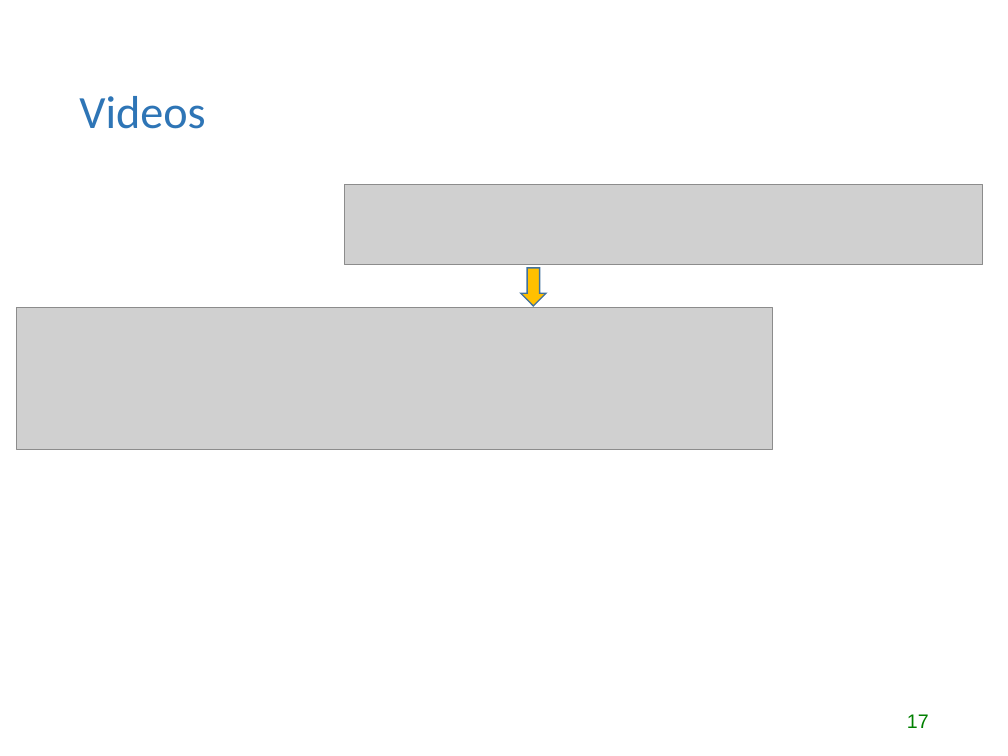
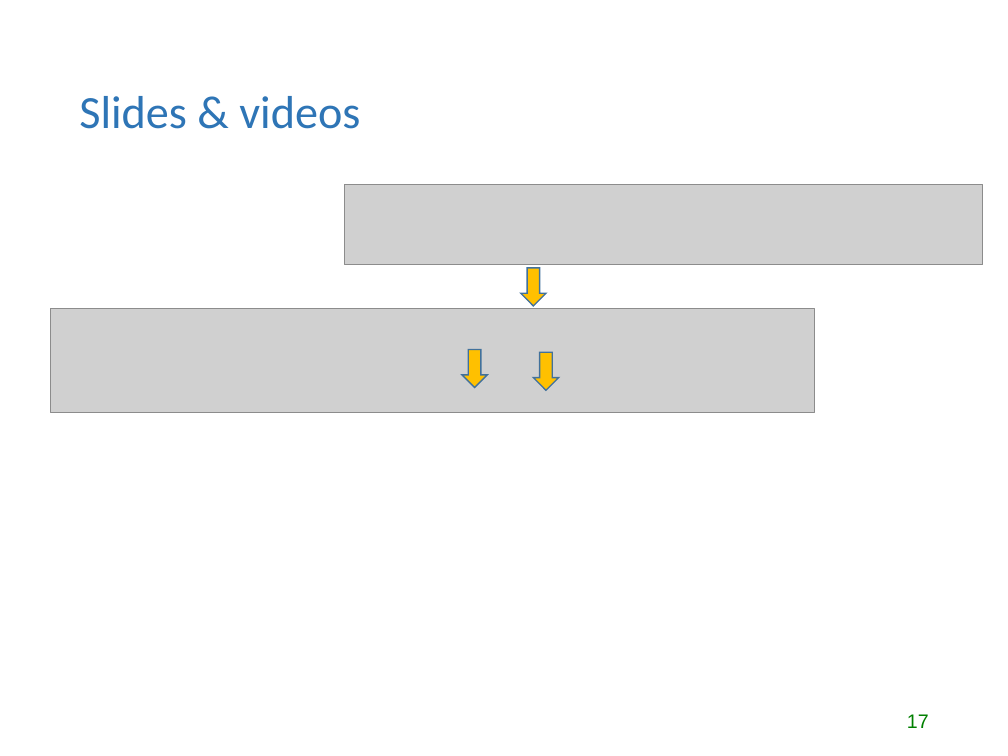
Before and after one commit to lgtateos/gis540, a slide deck: slide 17 of slides/intro_to_GIS540.ppt. Drawn at 1008x756 pixels with LibreOffice and Linux fonts; fonts in the diff are those of the drawing; grey boxes stand for pictures. Boxes give left, top, right and bottom in pixels: in the first picture for what was removed or moved away, otherwise in the second. Text is boxed around its words. In the diff, an @@ line names an element or a change of style, - is before the commit and + after.

```diff
--- a/slides/intro_to_GIS540.ppt
+++ b/slides/intro_to_GIS540.ppt
@@ title at [79, 96, 360, 129]: text changed @@
-Videos
+Slides & videos
@@ picture: place and size @@
-picture at [17, 307, 773, 450]
+picture at [50, 308, 814, 412]
@@ down arrow added at [462, 350, 487, 388], fill #FFC000, outline #41719C 0.99 pt @@
@@ down arrow added at [533, 352, 558, 390], fill #FFC000, outline #41719C 0.99 pt @@
```
Also in this commit, not shown: 2 other slides changed, 1 other file.
